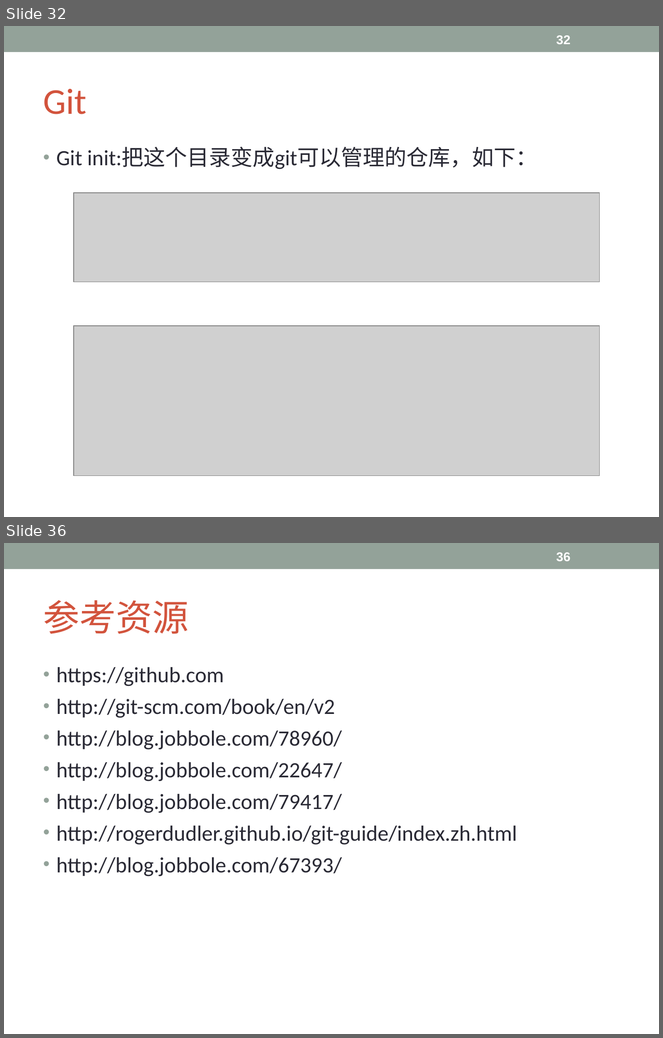
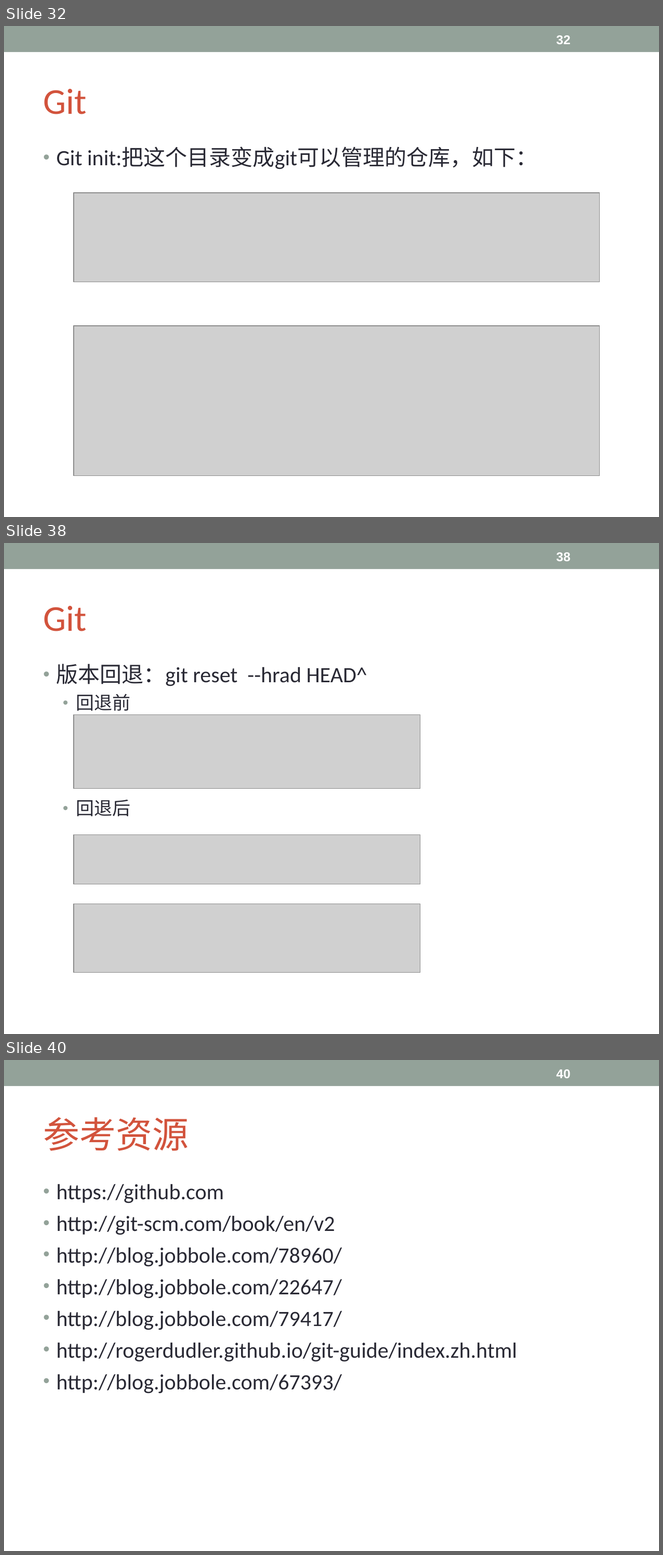
Before and after one commit to Lyon-NEU/Git, a slide deck: git.ppt. Shown one above the other, each under a label of ours: slides 32 and 36 before the commit, slides 32, 38 and 40 after it; the slides between them are not shown. The pictures are 663x1038 and 663x1555 pixels, drawn with LibreOffice and Linux fonts; fonts in the diff are those of the drawing; grey boxes stand for pictures. Boxes give left, top, right and bottom in pixels: in the first picture for what was removed or moved away, otherwise in the second. Text is boxed around its words. In the diff, an @@ line names an element or a change of style, - is before the commit and + after.

```diff
--- a/git.ppt
+++ b/git.ppt
@@ slide 38 added at [4, 543, 659, 1034], background #FFFFFF; not listed: 1 template element that a slide beside it also shows @@
@@ page number added at [556, 552, 570, 561], 14 pt, text #FFFFFF, bold @@
+38
@@ title added at [44, 606, 87, 631], 40 pt, text #D2533C @@
+Git
@@ text added at [57, 664, 367, 817], 24 pt, text #292934 @@
+• 版本回退：git reset --hrad HEAD^
+  • 回退前
+  • 回退后
@@ picture added at [74, 715, 420, 788] @@
@@ picture added at [74, 835, 420, 884] @@
@@ picture added at [74, 904, 420, 973] @@
@@ what was slide 36 is now slide 40 @@
@@ page number at [556, 1069, 570, 1078]: text changed @@
-36
+40
```
Also in this commit, not shown: 1 slide changed, 5 other slides added, 2 slides removed.
